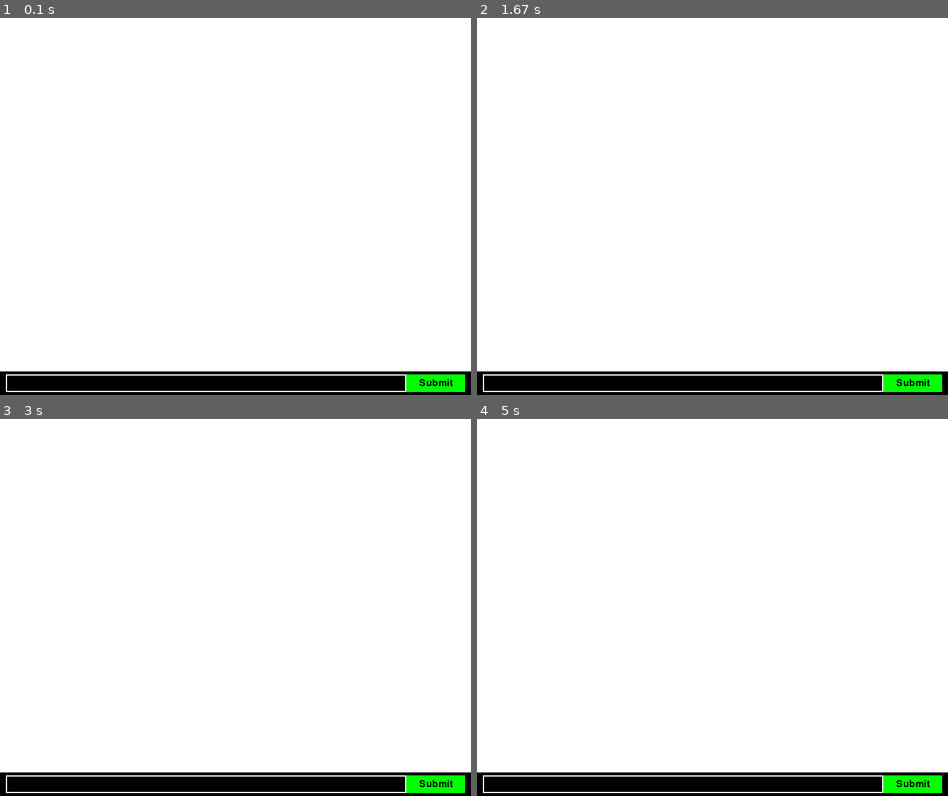
Above: before the commit, frames 1-4 (two rows, left to right).
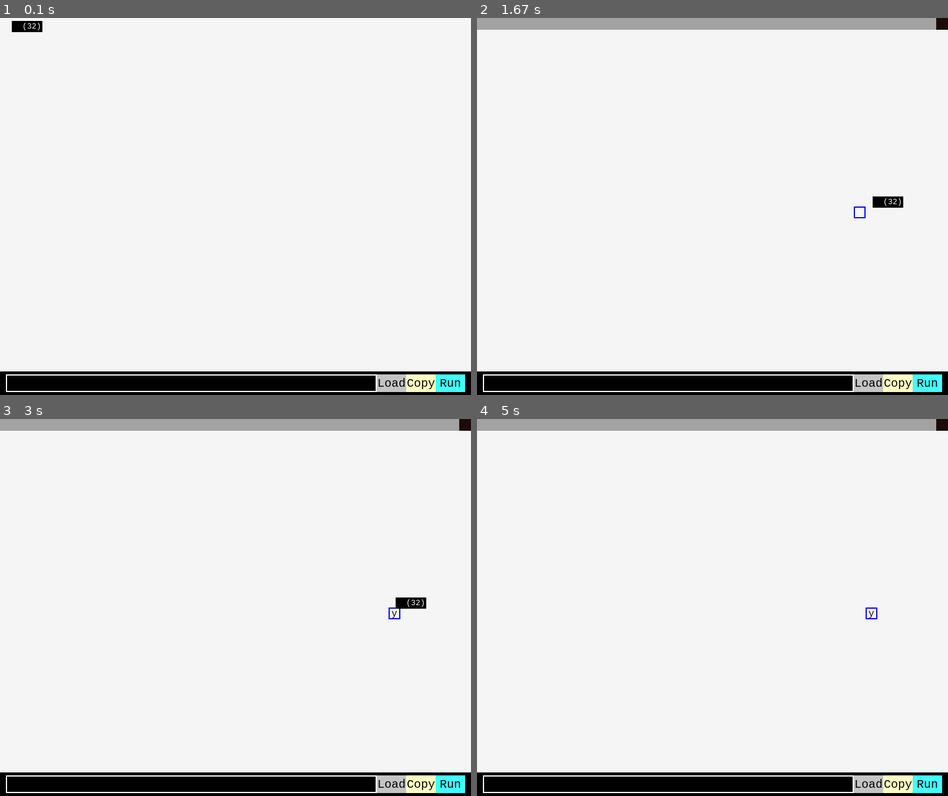
Above: after the commit, the same moments.

Repository: alexcercos/visualCGFunge
Game: pygame game, started from visual_table.py
Two runs of this game, one before a commit and one after it. Both use one fixed random seed, a clock stepped at 60 frames per second and the inputs below.
Inputs (mouse positions are in pixels of both pictures, inside the frame that each line leads up to):
- Up to frame 1 (0.1 s): no input
- Up to frame 2 (1.67 s): click (929, 383) at 0.38 s; tap Y at 0.67 s; click (863, 195) at 1.27 s; tap Enter at 1.6 s
- Up to frame 3 (3 s): hold Backspace from 2.3 s (still down); hold Right from 2.3 s (still down); tap Z at 2.37 s; tap Y at 2.45 s
- Up to frame 4 (5 s): release Backspace at 3 s; release Right at 3 s

The runs differ from the first frame. In frame 1, 1.1% of the frame differs, in the area x 2-99%, y 0-100%; in frame 2, 4.2%; in frame 3, 4.2%, in the area x 0-100%, y 0-100%; in frame 4, 4.0%.

Commit message:
Refactors and additions

Diff:
--- a/visual_table.py
+++ b/visual_table.py
@@ -11,20 +11,25 @@
         self.cell_size = 20
 
         self.INPUT_HEIGHT = 40
-        self.BUTTON_WIDTH = 100
+        self.BUTTON_WIDTH = 50
         self.BUTTON_HEIGHT = 30
 
         self.screen = pygame.display.set_mode((TABLE_MAX_WIDTH * self.cell_size, TABLE_MAX_HEIGHT * self.cell_size + self.INPUT_HEIGHT), pygame.RESIZABLE)
         pygame.display.set_caption("Visual CGFunge")
 
-        self.font = pygame.font.SysFont(None, 16)
-        self.input_font = pygame.font.SysFont(None, 24)
-        self.tooltip_font = pygame.font.SysFont(None, 24)
+        self.button_boxes = [None]*3
+        for i in range(3):
+            self.button_boxes[i] = pygame.Rect(self.screen.get_width() - self.BUTTON_WIDTH*(3-i) - 10, TABLE_MAX_HEIGHT * self.cell_size + 5, self.BUTTON_WIDTH, self.BUTTON_HEIGHT)
+
+        self.font = pygame.font.SysFont("Consolas", 18)
+        self.input_font = pygame.font.SysFont("Consolas", 22)
+        self.tooltip_font = pygame.font.SysFont("Consolas", 15)
 
         self.cgfunge = CGFungeTable()
 
         #Control variables
         self.redraw = True
+        self.active_cell = None
         self.input_active = False
         self.input_text = ''
         self.hover_row, self.hover_col = None, None
@@ -34,7 +39,7 @@
     def get_color(self, num):
         if num <10:
             if num<0:return (30,10,10)
-            if num==0:return (255,255,255)
+            if num==0:return (245,245,245)
             if num==1:return (224,255,255)
             if num==2:return (224,224,255)
             if num==3:return (224,224,224)
@@ -57,7 +62,7 @@
 
         cut_i = 0
         for i in range(1, len(cuts)):
-            if value <= cuts[i]:
+            if value <= cuts[i][0]:
                 cut_i = i
                 break
 
@@ -73,26 +78,52 @@
     def send_to_clipboard(self):
         win32clipboard.OpenClipboard()
         win32clipboard.EmptyClipboard()
-        win32clipboard.SetClipboardText("\n".join([r.rstrip() for r in self.cgfunge.table]).rstrip())
+        win32clipboard.SetClipboardText("\n".join(["".join(r).rstrip() for r in self.cgfunge.table]).rstrip())
         win32clipboard.CloseClipboard()
 
     def paste_clipboard_input(self):
+
         win32clipboard.OpenClipboard()
         data = win32clipboard.GetClipboardData()
         win32clipboard.CloseClipboard()
-        if data:
+        if not data: return
+
+        if self.input_active:
             self.input_text+=data
+            self.redraw = True
+        elif self.active_cell:
+            x,y = self.active_cell
+            self.cgfunge.table[y][x] = data[0]
+            self.redraw = True
 
     def determine_hovers(self):
-        self.mouse_x, self.mouse_y = pygame.mouse.get_pos()
+        mx,my = pygame.mouse.get_pos()
+
+        if self.mouse_x==mx and self.mouse_y==my:
+            return
+
+        self.mouse_x, self.mouse_y = mx,my
         self.hover_col = self.mouse_x // self.cell_size
         self.hover_row = self.mouse_y // self.cell_size
 
         if self.hover_col>=TABLE_MAX_WIDTH or self.hover_row>=TABLE_MAX_HEIGHT or self.hover_col<0 or self.hover_row<0:
             self.hover_col, self.hover_row = None, None
 
+        self.redraw = True
+
     def draw_empty_square(self, color, line_width, size, x, y):
         pygame.draw.rect(self.screen, color, (x, y, size, size), line_width)
+        self.redraw = True
+
+    def run_simulation(self):
+        self.cgfunge.reset_heatmap()
+        self.cgfunge.reset_annotations()
+
+        total = 0
+        for n,r in validators:
+            total+= self.cgfunge.simulate(n,r)
+        print(total)
+        self.redraw = True
 
     def draw_cell(self, row, col):
         num = self.cgfunge.heatmap[row][col]
@@ -119,7 +150,7 @@
                 self.draw_cell(row, col)
 
         # Draw the input box
-        self.input_box = pygame.Rect(10, TABLE_MAX_HEIGHT * self.cell_size + 5, self.screen.get_width() - self.BUTTON_WIDTH - 20, self.BUTTON_HEIGHT)
+        self.input_box = pygame.Rect(10, TABLE_MAX_HEIGHT * self.cell_size + 5, self.screen.get_width() - self.BUTTON_WIDTH*3 - 20, self.BUTTON_HEIGHT)
         pygame.draw.rect(self.screen, (255, 255, 255), self.input_box, 2)
         # Clear the input box area
         pygame.draw.rect(self.screen, (0, 0, 0), self.input_box)
@@ -131,11 +162,17 @@
         self.screen.blit(text_surface, inp_rect)
 
         # Draw the submit button
-        self.button_box = pygame.Rect(self.screen.get_width() - self.BUTTON_WIDTH - 10, TABLE_MAX_HEIGHT * self.cell_size + 5, self.BUTTON_WIDTH, self.BUTTON_HEIGHT)
-        pygame.draw.rect(self.screen, (0, 255, 0), self.button_box)
-        button_text = self.input_font.render("Submit", True, (0, 0, 0))
-        button_rect = button_text.get_rect(center=self.button_box.center)
-        self.screen.blit(button_text, button_rect)
+        buttons = ["Load","Copy","Run"]
+        b_colors = [(196,196,196),(255,255,196),(64,255,255)]
+
+        for i in range(3):
+
+            pygame.draw.rect(self.screen, b_colors[i], self.button_boxes[i])
+            button_text = self.input_font.render(buttons[i], True, (0, 0, 0))
+            button_rect = button_text.get_rect(center=self.button_boxes[i].center)
+            self.screen.blit(button_text, button_rect)
+
+        self.render_highlight_cell()
 
         self.render_tooltip()
 
@@ -147,26 +184,85 @@
         if self.hover_row is None or self.hover_col is None:
             return
 
-        tooltip_text = self.cgfunge.annotations[self.hover_row][self.hover_col]
-        if not tooltip_text:
-            return
-
-        tooltip_surface = self.tooltip_font.render(tooltip_text, True, (255, 255, 255))
+        d = self.cgfunge.annotations[self.hover_row][self.hover_col]
+        letter = self.cgfunge.table[self.hover_row][self.hover_col]
+        text = f"{letter} ({ord(letter)})"
+        #text+=f" -> {self.cgfunge.heatmap[self.hover_row][self.hover_col]}"
+        lines = [text]
+
+        if "error" in d:
+            errors = d["error"]
+
+            for n,e in errors:
+                lines.append(f"{n}: {e}")
+
+        if "fails" in d:
+            fails = d["fails"]
+
+            for n,p,e in fails:
+                lines.append(f"{n}: '{p}' ('{e}')")
+
+        # Render each line and calculate the overall size of the tooltip
+        rendered_lines = [self.tooltip_font.render(line, True, (255, 255, 255)) for line in lines]
+        max_width = max(line.get_width() for line in rendered_lines)
+        total_height = sum(line.get_height() for line in rendered_lines)
+
+        # Position the tooltip
         tooltip_x = self.mouse_x + 15
         tooltip_y = self.mouse_y
-        trect = tooltip_surface.get_rect(center=(self.mouse_x + 15,self.mouse_y))
-        trect.centerx+=trect.width//2
-        trect.centery+=trect.height//2
-        trect.width+=4
-        trect.height+=4
-        trect.centerx-=2
-        trect.centery-=2
-        pygame.draw.rect(self.screen, (0,0,0), trect)
-        self.screen.blit(tooltip_surface, (tooltip_x, tooltip_y))
+        trect = pygame.Rect(tooltip_x, tooltip_y, max_width + 4, total_height + 4)
+
+        # Draw the background rectangle
+        pygame.draw.rect(self.screen, (0, 0, 0), trect)
+
+        # Blit each line of text onto the screen
+        for i, line_surface in enumerate(rendered_lines):
+            self.screen.blit(line_surface, (tooltip_x + 2, tooltip_y + 2 + i * line_surface.get_height()))
 
     def load_input_text(self):
+
         self.cgfunge.set_table_from_text(self.input_text)
         self.input_text = ''
+        self.redraw = True
+
+    def clear_all(self):
+        if self.input_active:
+            self.input_text = ""
+        else:
+            self.cgfunge.reset()
+
+        self.redraw = True
+
+    def backspace_press(self):
+        if self.input_active:
+            self.input_text = self.input_text[:-1]
+        elif self.active_cell:
+            x,y = self.active_cell
+            self.cgfunge.table[y][x] = " "
+
+        self.redraw = True
+
+    def keyenter_press(self):
+        if self.input_active:
+            self.load_input_text()
+        elif self.active_cell:
+            self.move_active_cell(0,1)
+
+    def generic_key_press(self, unicode):
+        if not unicode:return
+        if self.input_active:
+            self.input_text += unicode
+        elif self.active_cell:
+            x,y = self.active_cell
+            self.cgfunge.table[y][x] = unicode[0]
+
+        self.redraw = True
+
+    def move_active_cell(self,movx,movy):
+        if not self.active_cell: return
+        x,y = self.active_cell
+
+        self.active_cell = ((x+movx)%TABLE_MAX_WIDTH,(y+movy)%TABLE_MAX_HEIGHT)
         self.redraw = True
 
     def resize_screen(self, new_width, new_height):
@@ -178,6 +274,33 @@
         cell_width = self.screen.get_width() // TABLE_MAX_WIDTH
         cell_height = (self.screen.get_height() - self.INPUT_HEIGHT) // TABLE_MAX_HEIGHT
         self.cell_size = max(self.MIN_CELL_SIZE, min(cell_width, cell_height, self.MAX_CELL_SIZE))
+
+        for i in range(3):
+            self.button_boxes[i] = pygame.Rect(self.screen.get_width() - self.BUTTON_WIDTH*(3-i) - 10, TABLE_MAX_HEIGHT * self.cell_size + 5, self.BUTTON_WIDTH, self.BUTTON_HEIGHT)
+
+    def set_active_element(self, pos):
+        if self.input_box.collidepoint(pos):
+            self.input_active = True
+            self.active_cell = None
+            return
+
+        self.input_active = False
+
+        x,y = pos
+        x//=self.cell_size
+        y//=self.cell_size
+
+        if x<0 or x>=TABLE_MAX_WIDTH or y<0 or y>=TABLE_MAX_HEIGHT:
+            self.active_cell = None
+            return
+        self.active_cell = (x,y)
+        self.redraw = True
+
+    def render_highlight_cell(self):
+        if not self.active_cell:
+            return
+        x,y = self.active_cell
+        self.draw_empty_square((0,0,255), 2, self.cell_size, x*self.cell_size, y*self.cell_size)
 
     def process_events(self):
         for event in pygame.event.get():
@@ -187,30 +310,65 @@
                 self.resize_screen(event.w, event.h)
 
             elif event.type == pygame.MOUSEBUTTONDOWN:
-                # Check if the input box is clicked
-                if self.input_box.collidepoint(event.pos):
-                    self.input_active = True
+
+                self.set_active_element(event.pos)
+
+                if self.button_boxes[0].collidepoint(event.pos):
+                    self.load_input_text()
+
+                if self.button_boxes[1].collidepoint(event.pos):
+                    self.send_to_clipboard()
+
+                if self.button_boxes[2].collidepoint(event.pos):
+                    self.run_simulation()
+
+            elif event.type == pygame.KEYDOWN:
+
+                #ENTER
+                if event.key == pygame.K_RETURN:
+                    self.keyenter_press()
+
+                #CTRL + key
+                elif (pygame.key.get_mods() & pygame.KMOD_CTRL or pygame.key.get_mods() & pygame.KMOD_META):
+                    if event.key == pygame.K_v:
+                        self.paste_clipboard_input()
+
+                    elif event.key == pygame.K_z:
+                        print("CTRL Z") #TODO
+
+                    elif event.key == pygame.K_y:
+                        print("CTRL Y") #TODO
+
+                    elif event.key == pygame.K_BACKSPACE:
+                        self.clear_all()
+
+                        #ARROW KEYS
+                    elif event.key == pygame.K_LEFT:
+                        self.generic_key_press("<")
+                    elif event.key == pygame.K_RIGHT:
+                        self.generic_key_press(">")
+                    elif event.key == pygame.K_DOWN:
+                        self.generic_key_press("v")
+                    elif event.key == pygame.K_UP:
+                        self.generic_key_press("^")
+
+                #ARROW KEYS
+                elif event.key == pygame.K_LEFT:
+                    self.move_active_cell(-1,0)
+                elif event.key == pygame.K_RIGHT:
+                    self.move_active_cell(1,0)
+                elif event.key == pygame.K_DOWN:
+                    self.move_active_cell(0,1)
+                elif event.key == pygame.K_UP:
+                    self.move_active_cell(0,-1)
+
+                #BACKSPACE
+                elif event.key == pygame.K_BACKSPACE:
+                    self.backspace_press()
+
+                #REST OF KEYS
                 else:
-                    self.input_active = False
-
-                if self.button_box.collidepoint(event.pos):
-                    self.load_input_text()
-            elif event.type == pygame.KEYDOWN:
-                if self.input_active:
-                    if event.key == pygame.K_RETURN:
-                        self.load_input_text()
-
-                    elif event.key == pygame.K_BACKSPACE:
-                        self.input_text = self.input_text[:-1]
-
-                    elif event.key == pygame.K_v and (pygame.key.get_mods() & pygame.KMOD_CTRL or pygame.key.get_mods() & pygame.KMOD_META):
-                        self.paste_clipboard_input()
-
-                    else:
-                        self.input_text += event.unicode
-                    self.redraw = True
-
-                #TODO write to table
+                    self.generic_key_press(event.unicode)
 
     def frame(self):
 
